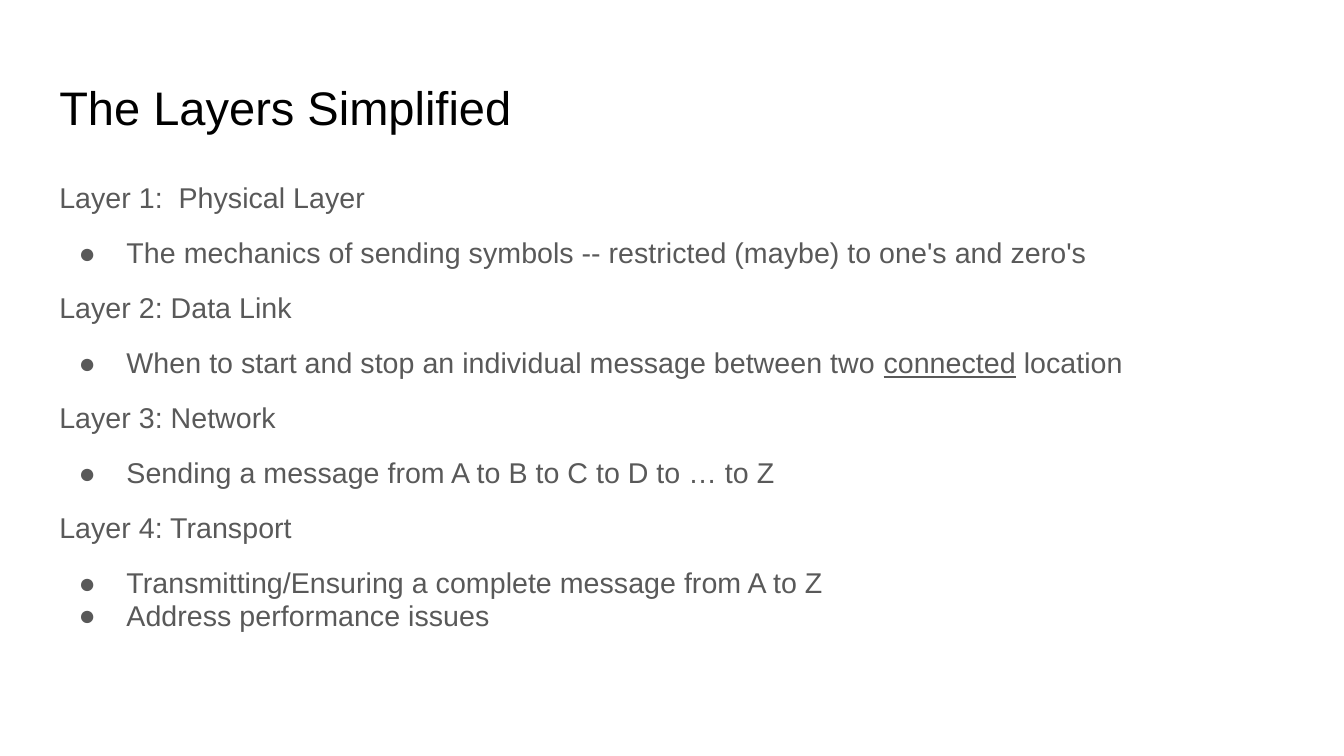
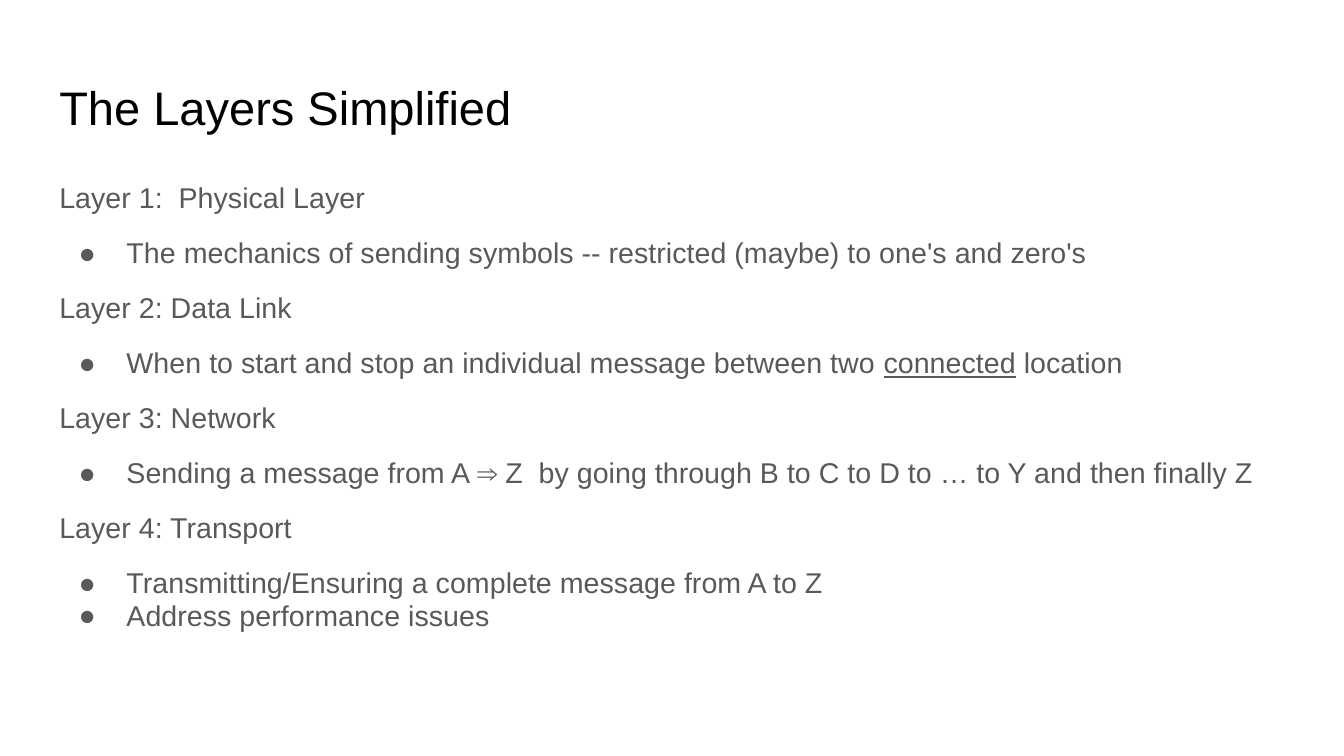
Before and after one commit to COMP122/comp122-s22, a slide deck: slide 4 of models_comp_comm/documents/Models.pptx. Drawn at 1344x756 pixels with LibreOffice and Linux fonts; fonts in the diff are those of the drawing. Boxes give left, top, right and bottom in pixels: in the first picture for what was removed or moved away, otherwise in the second. Text is boxed around its words. In the diff, an @@ line names an element or a change of style, - is before the commit and + after.

```diff
--- a/models_comp_comm/documents/Models.pptx
+++ b/models_comp_comm/documents/Models.pptx
@@ text at [126, 462, 1252, 489]: text changed @@
-● Sending a message from A to B to C to D to … to Z
+● Sending a message from A ⇒ Z by going through B to C to D to … to Y and then finally Z
```
Also in this commit, not shown: 10 other slides changed, 4 other files.
